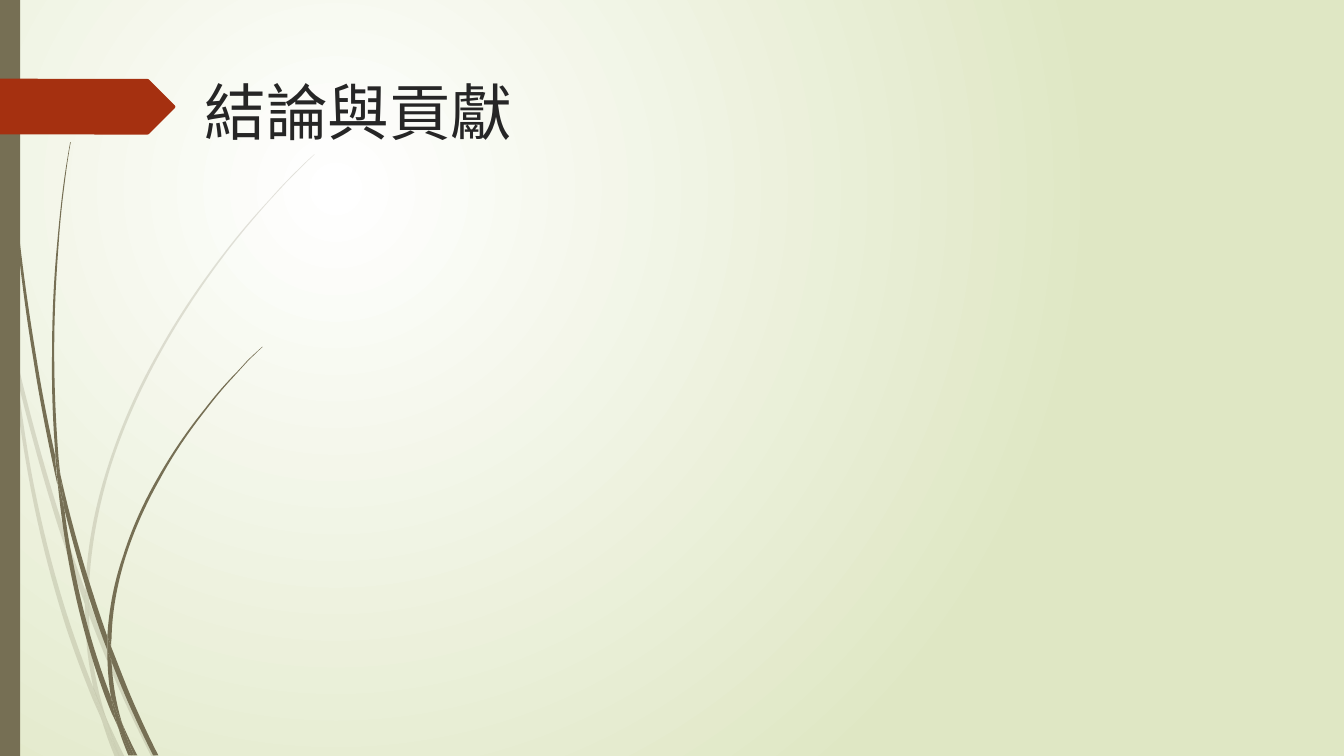
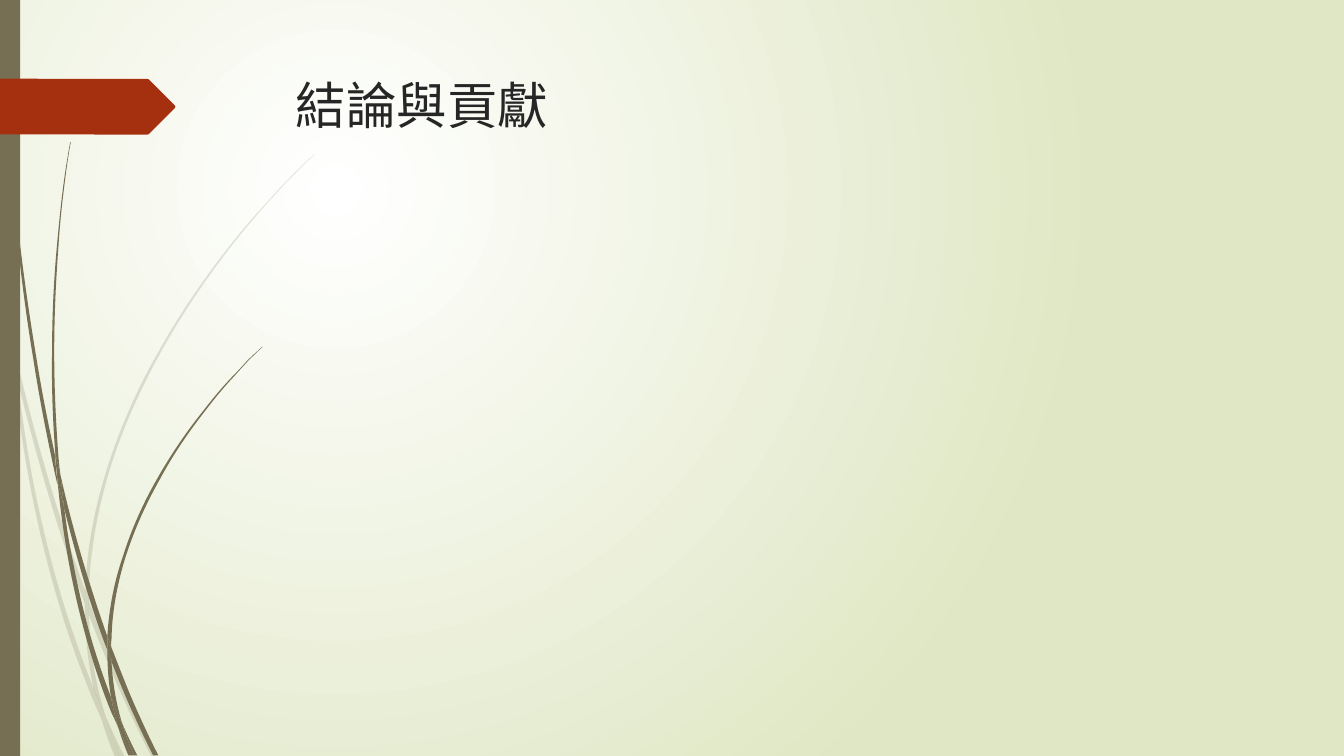
Before and after one commit to NIUWCSP/OTSM, a slide deck: slide 12 of report/以SDR實現OTSM通訊技術.pptx (slide 13 before the commit). Drawn at 1344x756 pixels with LibreOffice and Linux fonts; fonts in the diff are those of the drawing. Boxes give left, top, right and bottom in pixels: in the first picture for what was removed or moved away, otherwise in the second. Text is boxed around its words. In the diff, an @@ line names an element or a change of style, - is before the commit and + after.

```diff
--- a/report/以SDR實現OTSM通訊技術.pptx
+++ b/report/以SDR實現OTSM通訊技術.pptx
@@ title "結論與貢獻": place and size @@
-title "結論與貢獻" at <box>205,83,513,140</box>
+title "結論與貢獻" at <box>296,81,548,129</box>
@@ title "結論與貢獻" at <box>296,81,548,129</box>: size 44 to 36 pt, font Noto Sans CJK JP to League Spartan @@
```
Also in this commit, not shown: 13 other slides changed, 1 slide added, 1 slide removed.
